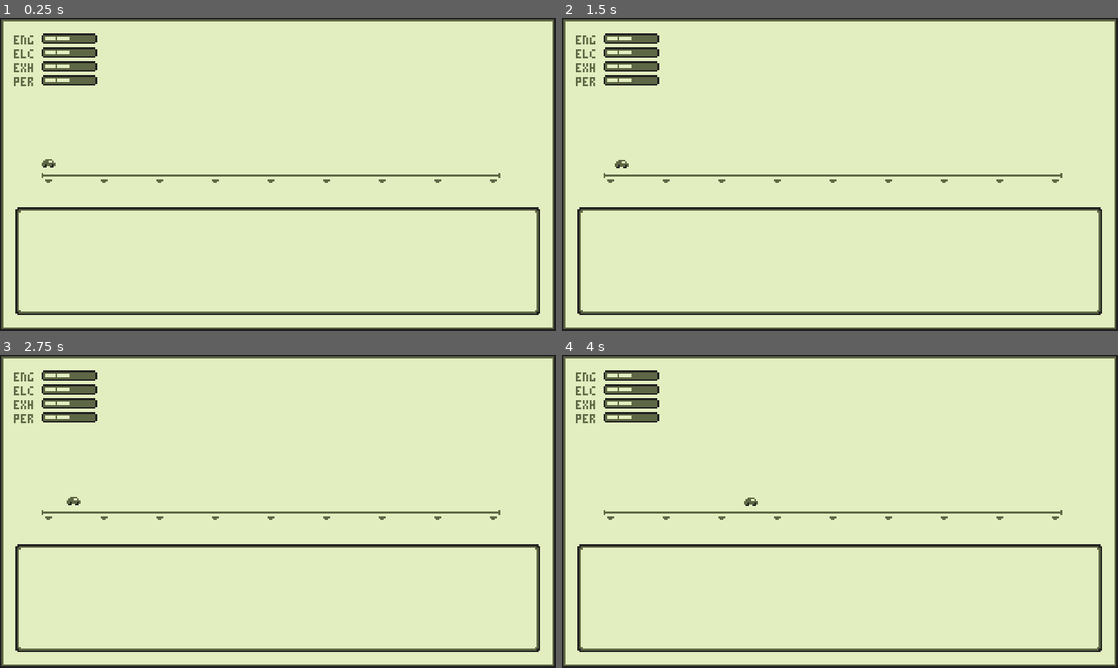
Above: before the commit, frames 1-4 (two rows, left to right).
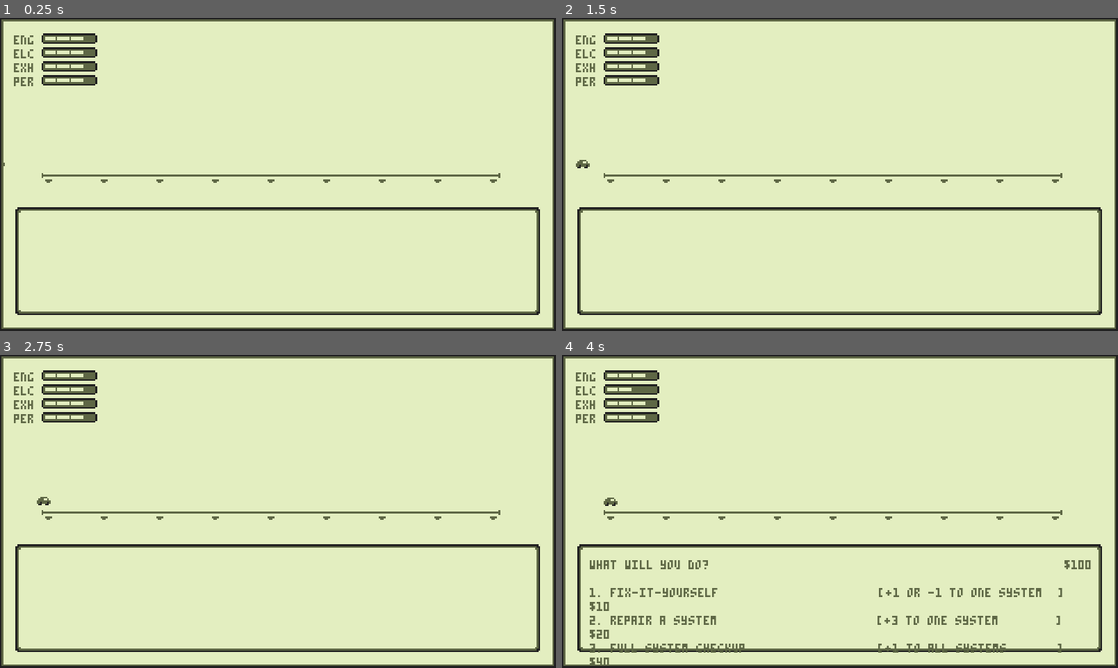
Above: after the commit, the same moments.

Repository: m-trigo/laika
Game: Godot game, scene res://src/scenes/Main.tscn
The game is run twice, just before and just after one commit, with the same random seed, the same clock (stepped at 60 frames per second) and the same inputs.
Inputs:
- Up to frame 1 (0.25 s): no input
- Up to frame 2 (1.5 s): tap Enter at 0.5 s; tap 1 at 0.6 s; tap 2 at 0.8, 1.35 s
- Up to frame 3 (2.75 s): tap 3 at 1.55, 2.1 s; tap 4 at 2.3 s
- Up to frame 4 (4 s): tap 4 at 2.85 s; tap Enter at 3.05, 3.6 s; tap Space at 3.5 s; tap 1 at 3.8 s

The runs differ from the first frame. In frame 1, 0.1% of the frame differs, in the area x 0-15%, y 6-48%; in frame 2, 0.2%; in frame 3, 0.2%; in frame 4, 2.5%, in the area x 5-96%, y 6-99%.

Commit message:
MOM'S SPAGHETTI. DON'T LOOK AT THE CODE

Diff:
--- a/project.godot
+++ b/project.godot
@@ -57,3 +57,4 @@
 quality/2d/use_pixel_snap=true
 vram_compression/import_etc=true
 vram_compression/import_etc2=false
+environment/default_clear_color=Color( 0.890196, 0.933333, 0.752941, 1 )
--- a/src/scenes/Main.tscn
+++ b/src/scenes/Main.tscn
@@ -10,23 +10,6 @@
 
 [node name="Main" type="Node2D"]
 script = ExtResource( 1 )
-
-[node name="Background" type="Sprite" parent="."]
-texture = ExtResource( 2 )
-centered = false
-
-[node name="Esc" type="TextureButton" parent="Background"]
-visible = false
-anchor_left = 1.0
-anchor_right = 1.0
-margin_left = -16.0
-margin_top = 8.0
-margin_right = -8.0
-margin_bottom = 16.0
-texture_normal = ExtResource( 3 )
-__meta__ = {
-"_edit_use_anchors_": false
-}
 
 [node name="DialogueBox" type="Sprite" parent="."]
 position = Vector2( 8, 108 )
@@ -41,7 +24,7 @@
 anchor_bottom = 1.0
 margin_left = 8.0
 margin_top = 10.0
-margin_right = -8.0
+margin_right = -5.0
 margin_bottom = -8.0
 custom_fonts/font = ExtResource( 6 )
 custom_colors/font_color = Color( 0.368627, 0.403922, 0.270588, 1 )
@@ -67,5 +50,22 @@
 }
 
 [node name="Track" parent="." instance=ExtResource( 7 )]
-[connection signal="pressed" from="Background/Esc" to="." method="_on_Esc_pressed"]
+
+[node name="Frame" type="Sprite" parent="."]
+texture = ExtResource( 2 )
+centered = false
+
+[node name="Esc" type="TextureButton" parent="Frame"]
+visible = false
+anchor_left = 1.0
+anchor_right = 1.0
+margin_left = -16.0
+margin_top = 8.0
+margin_right = -8.0
+margin_bottom = 16.0
+texture_normal = ExtResource( 3 )
+__meta__ = {
+"_edit_use_anchors_": false
+}
 [connection signal="arrived" from="Track" to="." method="_on_Track_arrived"]
+[connection signal="pressed" from="Frame/Esc" to="." method="_on_Esc_pressed"]
--- a/src/scenes/Track.tscn
+++ b/src/scenes/Track.tscn
@@ -3,7 +3,6 @@
 [ext_resource path="res://src/scripts/Track.gd" type="Script" id=1]
 [ext_resource path="res://assets/sprites/car.png" type="Texture" id=2]
 [ext_resource path="res://assets/sprites/track.png" type="Texture" id=3]
-
 
 [sub_resource type="Animation" id=1]
 resource_name = "Move"
@@ -19,7 +18,7 @@
 "times": PoolRealArray( 0, 3 ),
 "transitions": PoolRealArray( 1, 1 ),
 "update": 0,
-"values": [ Vector2( 24, 80 ), Vector2( 56, 80 ) ]
+"values": [ Vector2( -8, 80 ), Vector2( 24, 80 ) ]
 }
 
 [sub_resource type="Animation" id=2]
@@ -47,9 +46,10 @@
 centered = false
 
 [node name="Car" type="Node2D" parent="."]
-position = Vector2( 24, 80 )
+position = Vector2( -8, 80 )
 
 [node name="Move" type="AnimationPlayer" parent="Car"]
+autoplay = "Move"
 anims/Move = SubResource( 1 )
 
 [node name="CarSprite" type="Sprite" parent="Car"]
--- a/src/scripts/HealthBar.gd
+++ b/src/scripts/HealthBar.gd
@@ -7,7 +7,7 @@
 	return frame
 
 func heal( amount : int ) -> void:
-	frame = max( frame + amount, max_health() ) as int
+	frame = min( frame + amount, 4 ) as int
 
 func damage( amount : int ) -> void:
 	frame = max( frame - amount, 0 ) as int
--- a/src/scripts/Main.gd
+++ b/src/scripts/Main.gd
@@ -15,12 +15,12 @@
 	],
 	"Exhaust": [
 		"MUFFLER FELL OFF.\nYOU TURN UP THE RADIO.",
-		"CATALYC CONVERTED GOT STOLEN.\nIT SMELLS FUNNY. YOU OPEN THE WINDOWS.",
+		"CATALYC CONVERTED GOT STOLEN.\nITS LOUD AND IT SMELLS FUNNY. YOU OPEN THE WINDOWS.",
 		"RUSTED EXHAUST HAS A NEW HOLE.\nYOU TAPE IT AND MOVE ON.",
 	],
 	"Peripheral": [
 		"WINDSHIELD CRACKED.\nLITTLE BY LITTLE THE CRACK WIDENS",
-		"TIRES STARTED LEAKING.\nON THE BRIGHT SIDE, LEFT TURNS ARE NOW EASIER.",
+		"TIRES STARTED LEAKING.\nON THE BRIGHT SIDE, LEFT TURNS ARE EASIER.",
 		#"BACK BUMPER FELL OFF AND STARTED DRAGGING.\nPOOR BABUSHKA BUMBER STICKERS.",
 		"HEADLIGHTS BURNT OFF.\nYOU STOP DRIVING AT NIGHT.",
 	]
@@ -28,14 +28,108 @@
 var events_list : Array = []
 var event_index : int = 0
 
+enum STATE { MOVING = 0, EVENT, OPTIONS, SYSTEMS, FLAVOR }
+var state : int = STATE.MOVING
+
+var options = [
+	{
+		"name" : "FIX-IT-YOURSELF",
+		"effect" : "+1 OR -1 TO ONE SYSTEM",
+		"price": 10
+	},
+	{
+		"name" : "REPAIR A SYSTEM",
+		"effect" : "+3 TO ONE SYSTEM",
+		"price": 20
+	},
+	{
+		"name" : "FULL SYSTEM CHECKUP",
+		"effect" : "+1 TO ALL SYSTEMS",
+		"price": 40
+	}
+]
+
+var funds : int = 100
+
+func display_options() -> void:
+	var string := "WHAT WILL YOU DO?%55s" % "$%s\n" % funds
+	for i in range( len( options ) ):
+		var option = options[ i ]
+		var formatted = "{number}. {name}{effect}{price}".format({
+			"number" : i + 1,
+			"name" : "%-38s" % option.name,
+			"effect" : "[%-24s]" % option.effect,
+			"price" : "%5s" % "$%d" % option.price
+		})
+		string += "\n" + formatted
+	string += "\n4. HIT THE ROAD. NO TIME TO WASTE!"
+	$DialogueBox/Label.text = string
+
+func display_system_options() -> void:
+	var string := "WHICH SYSTEM?\n"
+	for i in range( len ( events.keys() ) ):
+		string += "\n{number}. {system}".format({
+			"number": i + 1,
+			"system" : events.keys()[ i ].to_upper()
+		})
+	$DialogueBox/Label.text = string
+
+func display_flavor() -> void:
+	$DialogueBox/Label.text = "<FLAVOR TEXT>"
+	state = STATE.FLAVOR
+
+var yourself : bool = false
 func _unhandled_key_input( event: InputEventKey ) -> void:
 	if event.pressed && event.scancode == KEY_ESCAPE:
 		_on_Esc_pressed()
-	if event.pressed && event.scancode == KEY_ENTER:
-		var total_health : float = 0
-		for system in $Systems.get_children():
-			total_health += system.health()
-		$Track.move_car_to_next_stop( total_health / 16 )
+	elif event.pressed:
+		match state:
+			STATE.MOVING:
+				return
+			STATE.EVENT:
+				if event.scancode == KEY_1:
+					state = STATE.OPTIONS
+					display_options()
+			STATE.OPTIONS:
+				yourself = false
+				match event.scancode:
+					KEY_1, KEY_2:
+						yourself = event.scancode == KEY_1
+						display_system_options()
+						state = STATE.SYSTEMS
+					KEY_3:
+						for system in $Systems.get_children():
+							system.heal( 1 )
+						display_flavor()
+					KEY_4:
+						display_flavor()
+			STATE.SYSTEMS:
+				var choice = null
+				match event.scancode:
+					KEY_1:
+						choice = $Systems/Engine
+					KEY_2:
+						choice = $Systems/Electrical
+					KEY_3:
+						choice = $Systems/Exhaust
+					KEY_4:
+						choice = $Systems/Peripheral
+				if choice != null:
+					if yourself:
+						randomize()
+						if ( randi() % 2 ) != 0:
+							choice.heal( 1 )
+						else:
+							choice.damage( 1 )
+					else:
+						choice.heal( 3 )
+					display_flavor()
+			STATE.FLAVOR:
+				state = STATE.MOVING
+				var total_health : float = 0
+				for system in $Systems.get_children():
+					total_health += system.health()
+				$Track.move_car_to_next_stop( total_health / 16 )
 
 func _on_Esc_pressed() -> void:
 		get_tree().quit()
@@ -43,7 +137,7 @@
 func _ready() -> void :
 	randomize()
 	for system in $Systems.get_children():
-		system.damage( 2 )
+		system.damage( 1 )
 	for system in events.keys():
 		for event in events[ system ]:
 			events_list.push_back( { "system": system, "text" : event } )
@@ -54,3 +148,5 @@
 	$DialogueBox/Label.text = "YOUR %s" % event.text
 	$Systems.get_node( event.system ).damage( 1 )
 	event_index = ( event_index + 1 ) % len( events_list )
+	$DialogueBox/Label.text += "\n\n1. CONTINUE"
+	state = STATE.EVENT
--- a/src/scripts/Track.gd
+++ b/src/scripts/Track.gd
@@ -15,7 +15,7 @@
 
 func _ready() -> void:
 	for i in range( 9 ):
-		var pos : Vector2 = $Car.position + Vector2.RIGHT * 32 * i
+		var pos : Vector2 = Vector2( 24, 80 ) + Vector2.RIGHT * 32 * i
 		stops.push_back( pos )
 		var stop : Sprite = Sprite.new()
 		stop.texture = preload( "res://assets/sprites/stop.png" )
Binary file changed: assets/sprites/background.png
